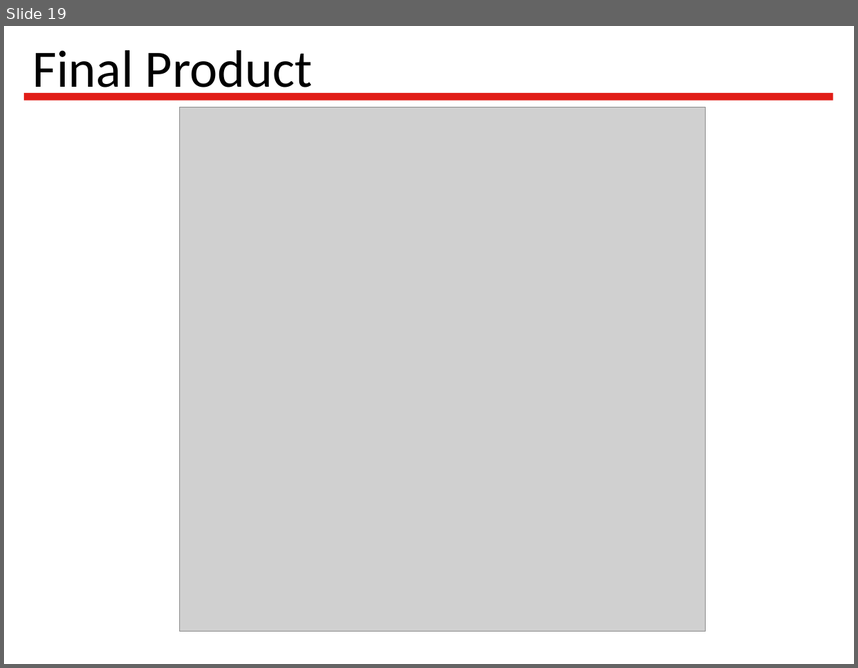
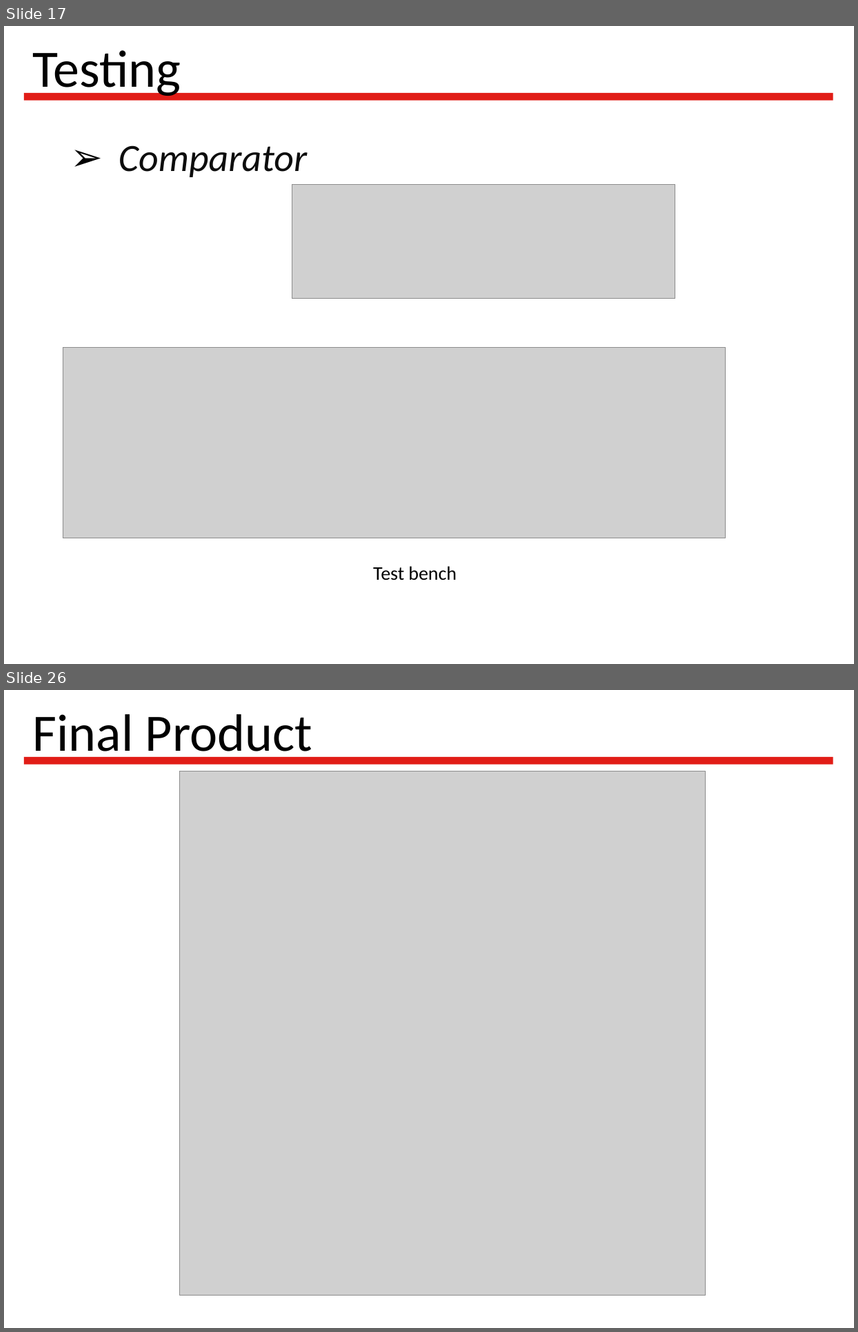
Before and after one commit to Latootoo/ECSE_548, a slide deck: Reports/presentation/Vlsi_project_presentation.ppt. Shown one above the other, each under a label of ours: slide 19 before the commit, slides 17 and 26 after it; the slides between them are not shown. The pictures are 858x668 and 858x1332 pixels, drawn with LibreOffice and Linux fonts; fonts in the diff are those of the drawing; grey boxes stand for pictures; background and template pictures are left out. Boxes give left, top, right and bottom in pixels: in the first picture for what was removed or moved away, otherwise in the second. Text is boxed around its words. In the diff, an @@ line names an element or a change of style, - is before the commit and + after.

```diff
--- a/Reports/presentation/Vlsi_project_presentation.ppt
+++ b/Reports/presentation/Vlsi_project_presentation.ppt
@@ slide 17 added at (4, 26, 854, 664), background #FFFFFF; not listed: 1 template element that a slide beside it also shows @@
@@ title added at (33, 50, 181, 99), 49 pt, text #000000 @@
+Testing
@@ text added at (119, 145, 307, 177), 36 pt, text #0D0D0D, italic @@
+➢ Comparator
@@ picture added at (292, 184, 675, 299) @@
@@ picture added at (63, 347, 725, 537) @@
@@ text added at (373, 566, 457, 580), 18 pt, text #000000 @@
+Test bench
@@ what was slide 19 is now slide 26 @@
```
Also in this commit, not shown: 5 slides changed, 7 other slides added, 1 slide removed, 4 other files.
